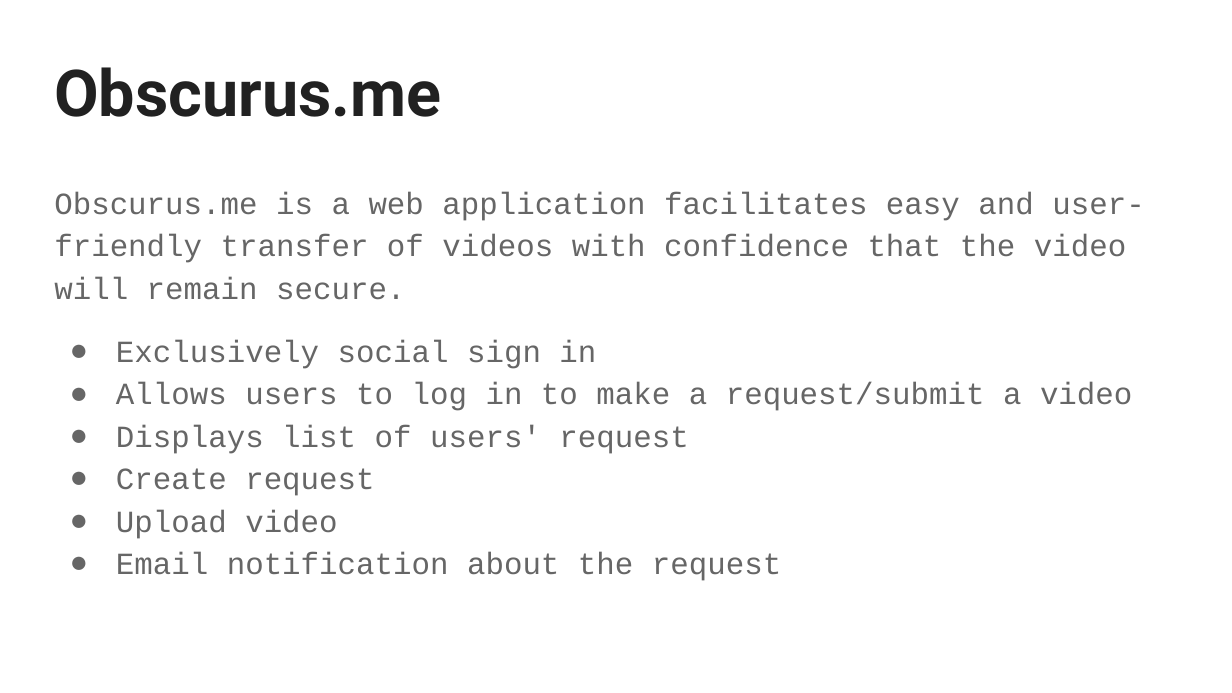
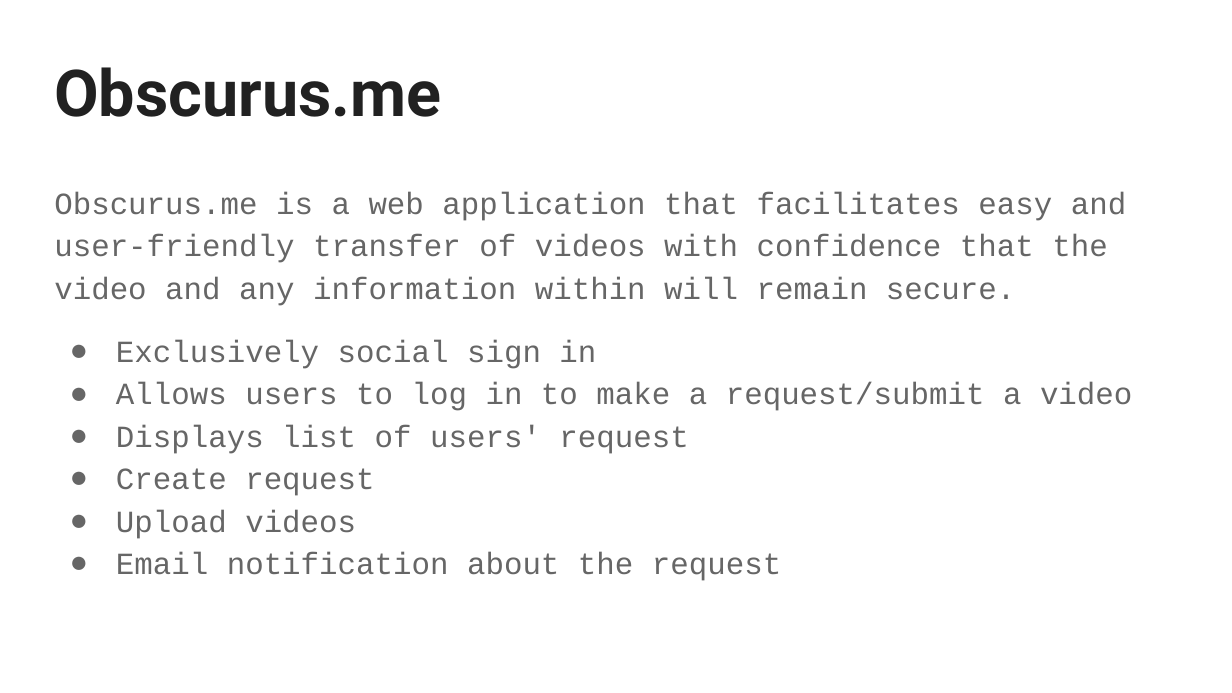
Before and after one commit to COSC-499-W2023/year-long-project-team-9, a slide deck: slide 2 of docs/minipresentation/Team 9 Mini-Presentation.pptx. Drawn at 1232x693 pixels with LibreOffice and Linux fonts; fonts in the diff are those of the drawing. Boxes give left, top, right and bottom in pixels: in the first picture for what was removed or moved away, otherwise in the second. Text is boxed around its words. In the diff, an @@ line names an element or a change of style, - is before the commit and + after.

```diff
--- a/docs/minipresentation/Team 9 Mini-Presentation.pptx
+++ b/docs/minipresentation/Team 9 Mini-Presentation.pptx
@@ text at <box>54,192,1126,306</box>: text changed @@
-Obscurus.me is a web application facilitates easy and user-friendly transfer of videos with confidence that the video will remain secure.
+Obscurus.me is a web application that facilitates easy and user-friendly transfer of videos with confidence that the video and any information within will remain secure.
@@ text at <box>116,509,356,539</box>: text changed @@
-● Upload video
+● Upload videos
```
Also in this commit, not shown: 2 other slides changed, 1 slide added.
